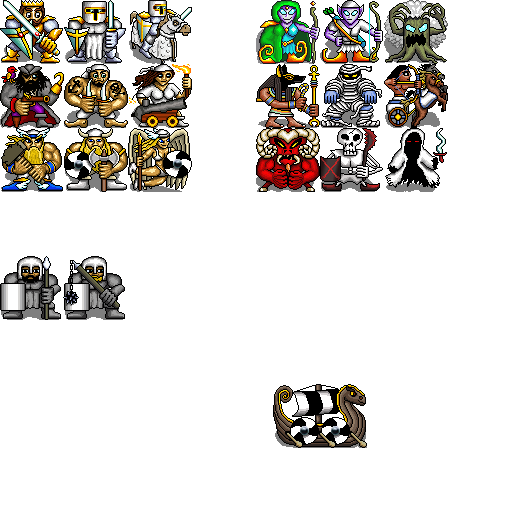
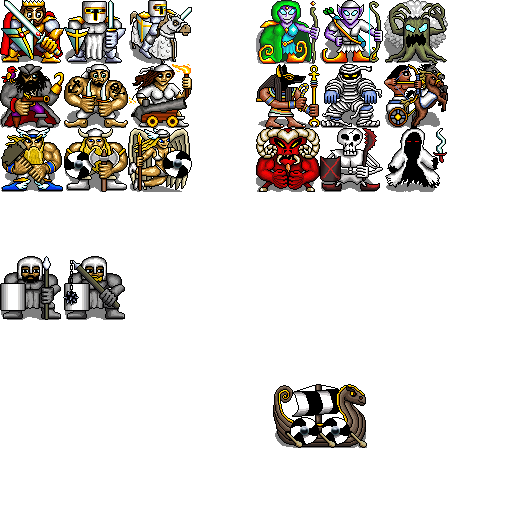
Two versions of the same layered image (512×512). Layer-by-layer changes:
painted on "Detail" over left=0, top=0, right=64, bottom=63
painted on "Shadow" over left=1, top=47, right=57, bottom=64
